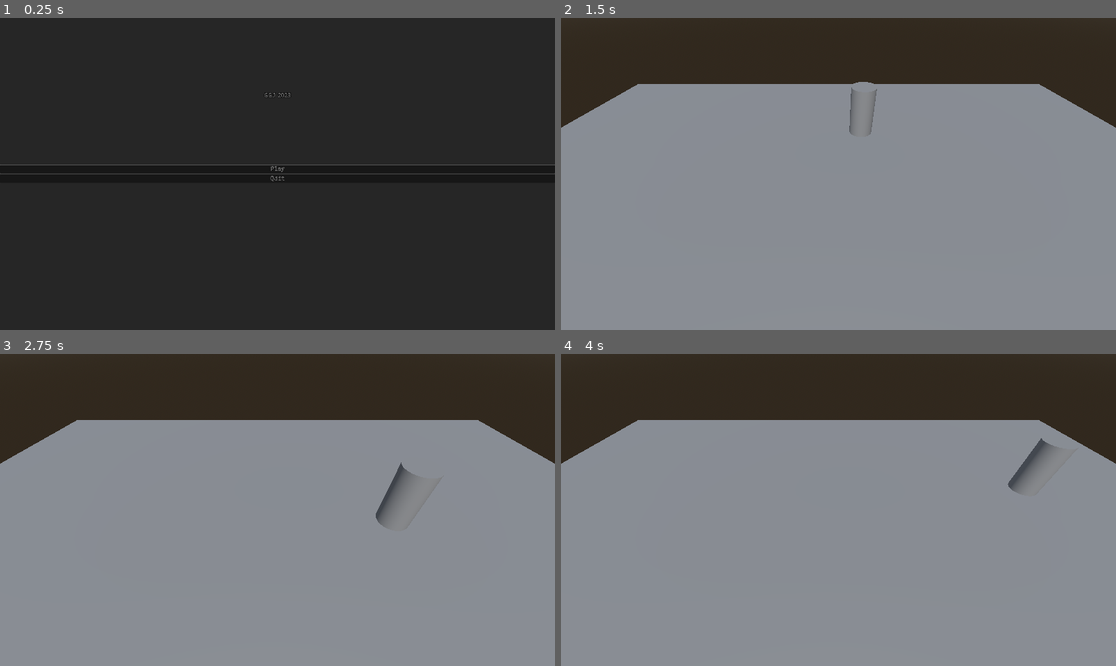
Above: before the commit, frames 1-4 (two rows, left to right).
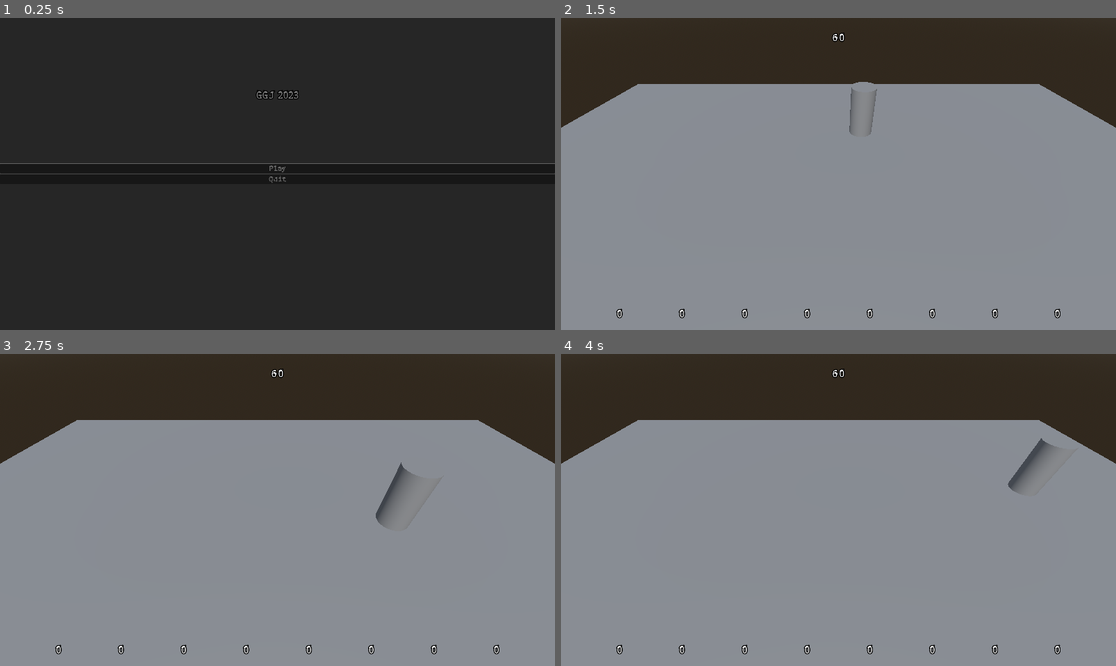
Above: after the commit, the same moments.

Repository: 80hdgames/GGJ-2023
Game: Godot game, scene res://Scenes/Start.tscn
Same seed, same stepped clock (60 frames per second), same inputs: the game is played once before the commit and once after it.
Inputs:
- Up to frame 1 (0.25 s): no input
- Up to frame 2 (1.5 s): click "Play" at 0.5 s; tap Enter (ui_accept) at 1.25 s; hold Right (ui_right) from 1.28 s (still down)
- Up to frame 3 (2.75 s): tap Enter (ui_accept) at 1.52, 2.27 s; release Right (ui_right) at 2.03 s; hold Down (ui_down) from 2.03 s (still down)
- Up to frame 4 (4 s): release Down (ui_down) at 2.78 s; hold Right (ui_right) 2.78-3.53 s; hold Up (ui_up) from 3.53 s (still down); tap Enter (ui_accept) at 3.77 s

The runs differ from the first frame. In frame 1, 0.6% of the frame differs, in the area x 0-100%, y 23-53%; in frame 2, 0.3%; in frame 3, 0.3%; in frame 4, 0.3%.

Commit message:
Added initial HUDs
-created prefabs for the gameplay HUD and player HUDs
-adjusted default UI theme's label font sizes

Diff:
--- a/GGJ-2023-Project/Scenes/Game.tscn
+++ b/GGJ-2023-Project/Scenes/Game.tscn
@@ -1,5 +1,6 @@
-[gd_scene load_steps=8 format=3 uid="uid://m1clf7q8nrjd"]
+[gd_scene load_steps=9 format=3 uid="uid://m1clf7q8nrjd"]
 
+[ext_resource type="PackedScene" uid="uid://ba1ip7dc01xlf" path="res://Scenes/Prefabs/UI/HUDGame.tscn" id="1_ilrfp"]
 [ext_resource type="PackedScene" uid="uid://bou4ngtp43bpc" path="res://Scenes/Prefabs/Piggy.tscn" id="1_j5dkk"]
 [ext_resource type="PackedScene" uid="uid://b5kcutihe3ru8" path="res://Scenes/Prefabs/Sun.tscn" id="1_vrxkk"]
 
@@ -24,6 +25,8 @@
 
 [node name="Game" type="Node3D"]
 
+[node name="HUDGame" parent="." instance=ExtResource("1_ilrfp")]
+
 [node name="Sun" parent="." instance=ExtResource("1_vrxkk")]
 
 [node name="StaticBody3D" type="StaticBody3D" parent="."]
--- /dev/null
+++ b/GGJ-2023-Project/Scenes/Prefabs/UI/HUDGame.tscn
@@ -0,0 +1,61 @@
+[gd_scene load_steps=2 format=3 uid="uid://ba1ip7dc01xlf"]
+
+[ext_resource type="PackedScene" uid="uid://bgq837lqfy5eh" path="res://Scenes/Prefabs/UI/HUDPlayer.tscn" id="1_v8ofh"]
+
+[node name="HUDGame" type="Control"]
+layout_mode = 3
+anchors_preset = 15
+anchor_right = 1.0
+anchor_bottom = 1.0
+grow_horizontal = 2
+grow_vertical = 2
+
+[node name="Margin" type="Control" parent="."]
+layout_mode = 1
+anchor_left = 0.05
+anchor_top = 0.05
+anchor_right = 0.95
+anchor_bottom = 0.95
+
+[node name="TimerLabel" type="Label" parent="Margin"]
+layout_mode = 1
+anchors_preset = 15
+anchor_right = 1.0
+anchor_bottom = 1.0
+grow_horizontal = 2
+grow_vertical = 2
+text = "60"
+horizontal_alignment = 1
+
+[node name="HBoxContainer" type="HBoxContainer" parent="Margin"]
+layout_mode = 1
+anchors_preset = 12
+anchor_top = 1.0
+anchor_right = 1.0
+anchor_bottom = 1.0
+grow_horizontal = 2
+grow_vertical = 0
+
+[node name="HUDPlayer" parent="Margin/HBoxContainer" instance=ExtResource("1_v8ofh")]
+layout_mode = 2
+
+[node name="HUDPlayer-2" parent="Margin/HBoxContainer" instance=ExtResource("1_v8ofh")]
+layout_mode = 2
+
+[node name="HUDPlayer-3" parent="Margin/HBoxContainer" instance=ExtResource("1_v8ofh")]
+layout_mode = 2
+
+[node name="HUDPlayer-4" parent="Margin/HBoxContainer" instance=ExtResource("1_v8ofh")]
+layout_mode = 2
+
+[node name="HUDPlayer-5" parent="Margin/HBoxContainer" instance=ExtResource("1_v8ofh")]
+layout_mode = 2
+
+[node name="HUDPlayer-6" parent="Margin/HBoxContainer" instance=ExtResource("1_v8ofh")]
+layout_mode = 2
+
+[node name="HUDPlayer-7" parent="Margin/HBoxContainer" instance=ExtResource("1_v8ofh")]
+layout_mode = 2
+
+[node name="HUDPlayer-8" parent="Margin/HBoxContainer" instance=ExtResource("1_v8ofh")]
+layout_mode = 2
--- /dev/null
+++ b/GGJ-2023-Project/Scenes/Prefabs/UI/HUDPlayer.tscn
@@ -0,0 +1,22 @@
+[gd_scene format=3 uid="uid://bgq837lqfy5eh"]
+
+[node name="HUDPlayer" type="Control"]
+layout_mode = 3
+anchors_preset = 15
+anchor_right = 1.0
+anchor_bottom = 1.0
+grow_horizontal = 2
+grow_vertical = 2
+size_flags_horizontal = 3
+size_flags_vertical = 3
+
+[node name="Label" type="Label" parent="."]
+layout_mode = 1
+anchors_preset = 15
+anchor_right = 1.0
+anchor_bottom = 1.0
+grow_horizontal = 2
+grow_vertical = 2
+text = "0"
+horizontal_alignment = 1
+vertical_alignment = 1
--- a/GGJ-2023-Project/Themes/DefaultTheme.tres
+++ b/GGJ-2023-Project/Themes/DefaultTheme.tres
@@ -5,6 +5,7 @@
 [resource]
 default_base_scale = 1.0
 default_font = ExtResource("1_synnj")
-default_font_size = 20
+default_font_size = 24
 Label/colors/font_outline_color = Color(0, 0, 0, 1)
-Label/constants/outline_size = 6
+Label/constants/outline_size = 12
+Label/font_sizes/font_size = 32
